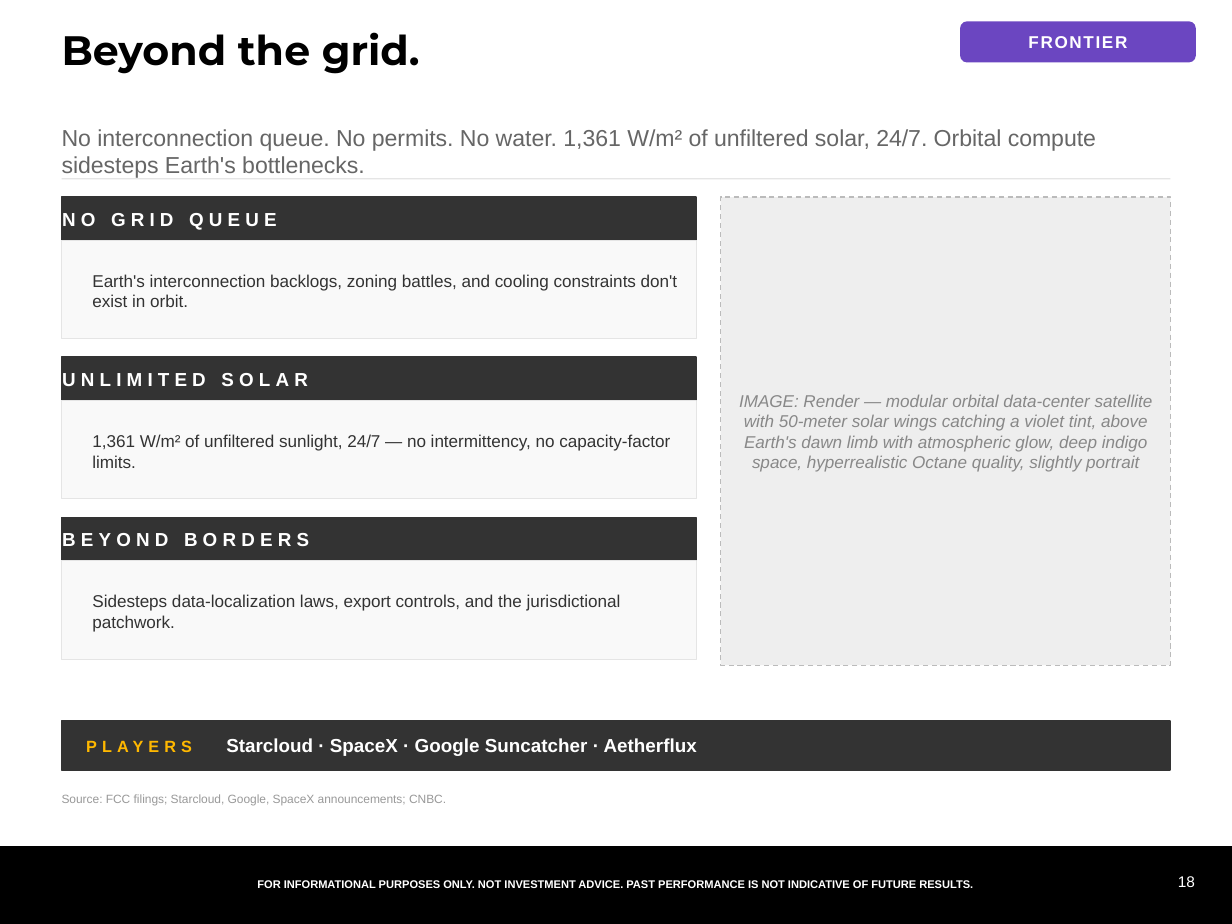
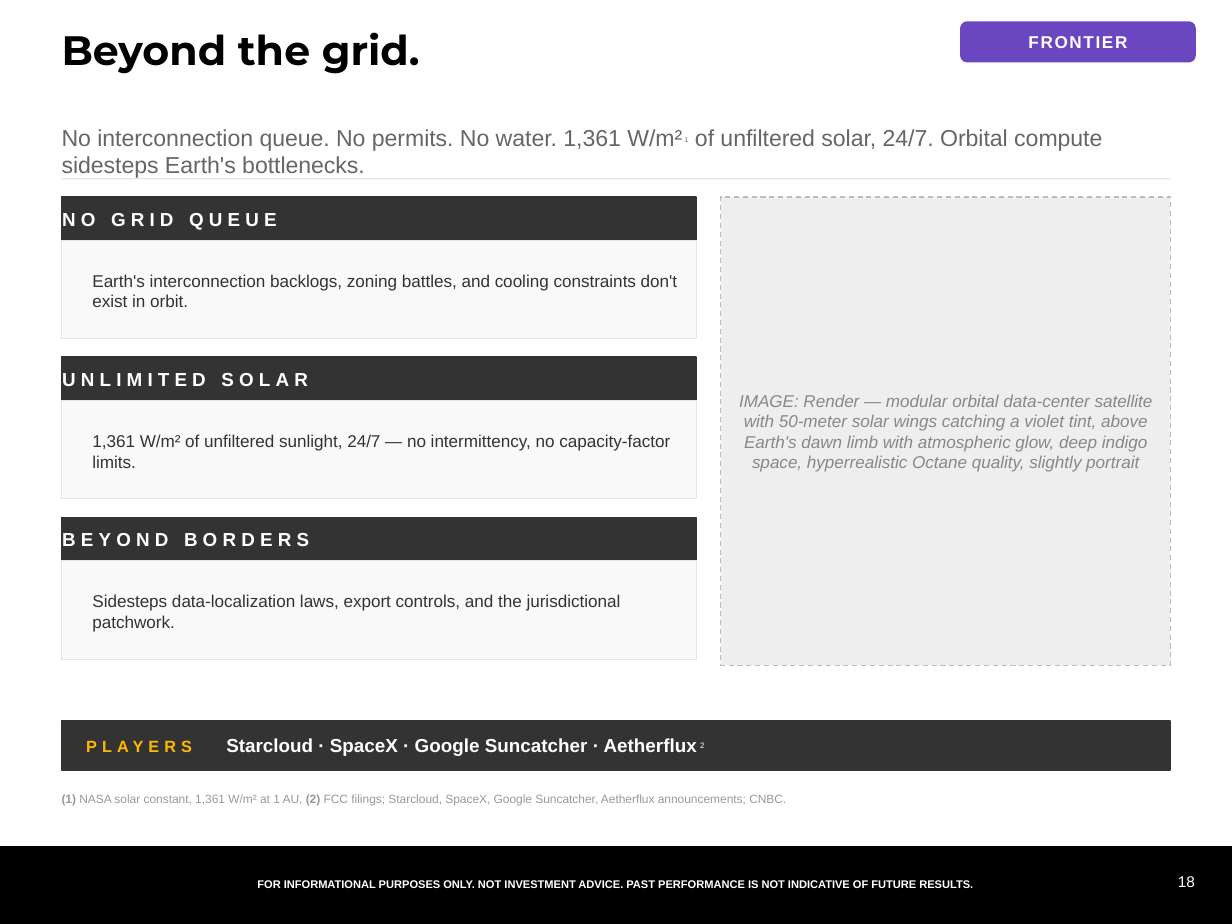
Before and after one commit to samuelcmcclellan-cell/ai-markets-deck, a slide deck: slide 18 of ai-markets-deck.pptx. Drawn at 1232x924 pixels with LibreOffice and Linux fonts; fonts in the diff are those of the drawing. Boxes give left, top, right and bottom in pixels: in the first picture for what was removed or moved away, otherwise in the second. Text is boxed around its words. In the diff, an @@ line names an element or a change of style, - is before the commit and + after.

```diff
--- a/ai-markets-deck.pptx
+++ b/ai-markets-deck.pptx
@@ text at [62, 129, 1102, 178]: text changed @@
-No interconnection queue. No permits. No water. 1,361 W/m² of unfiltered solar, 24/7. Orbital compute sidesteps Earth's bottlenecks.
+No interconnection queue. No permits. No water. 1,361 W/m² 1 of unfiltered solar, 24/7. Orbital compute sidesteps Earth's bottlenecks.
@@ text at [226, 738, 704, 756]: text changed @@
-PLAYERS Starcloud · SpaceX · Google Suncatcher · Aetherflux
+PLAYERS Starcloud · SpaceX · Google Suncatcher · Aetherflux 2
@@ text at [62, 794, 786, 806]: text changed @@
-Source: FCC filings; Starcloud, Google, SpaceX announcements; CNBC.
+(1) NASA solar constant, 1,361 W/m² at 1 AU, (2) FCC filings; Starcloud, SpaceX, Google Suncatcher, Aetherflux announcements; CNBC.
```
Also in this commit, not shown: 5 other slides changed, 7 other files.
